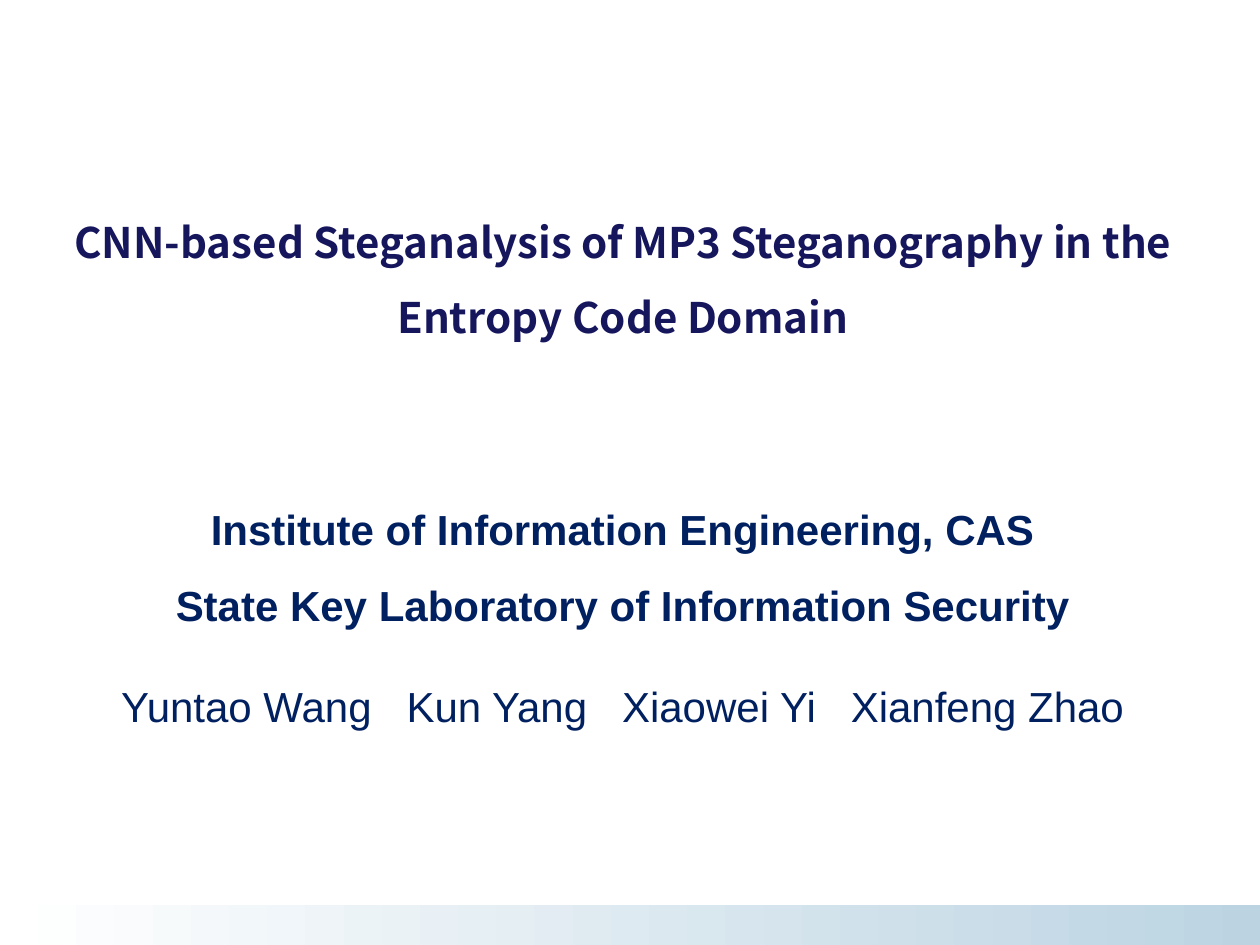
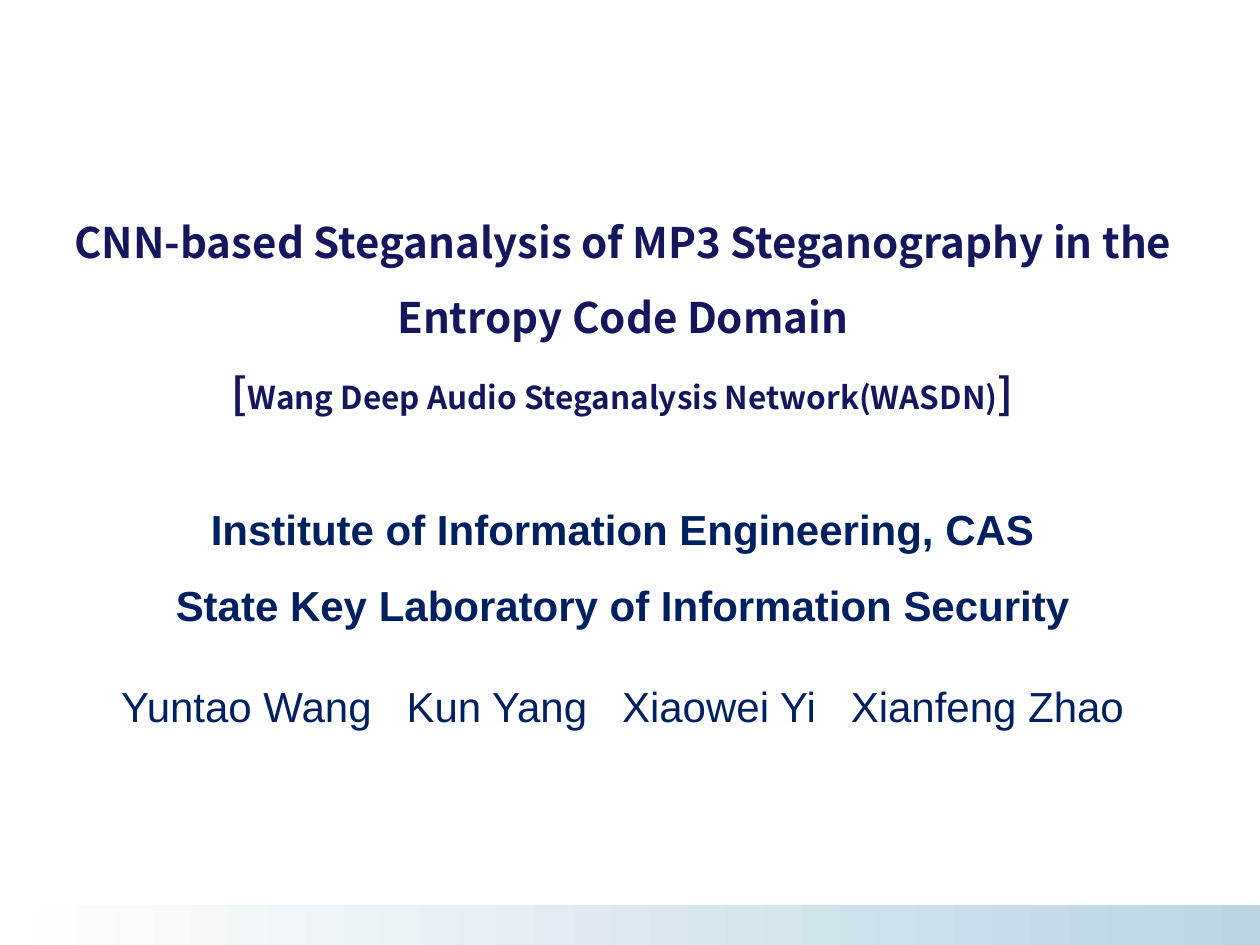
Before and after one commit to Charleswyt/tf_audio_steganalysis, a slide deck: slide 1 of CNN-based Steganalysis of MP3 Steganography in the Entropy Code Domain.pptx. Drawn at 1260x945 pixels with LibreOffice and Linux fonts; fonts in the diff are those of the drawing; background and template pictures are left out. Boxes give left, top, right and bottom in pixels: in the first picture for what was removed or moved away, otherwise in the second. Text is boxed around its words. In the diff, an @@ line names an element or a change of style, - is before the commit and + after.

Commit message:
update

```diff
--- a/CNN-based Steganalysis of MP3 Steganography in the Entropy Code Domain.pptx
+++ b/CNN-based Steganalysis of MP3 Steganography in the Entropy Code Domain.pptx
@@ text at (x1=248, y1=383, x2=998, y2=417): paragraph added @@
+[Wang Deep Audio Steganalysis Network(WASDN)]
```
Also in this commit, not shown: 7 other slides changed.
